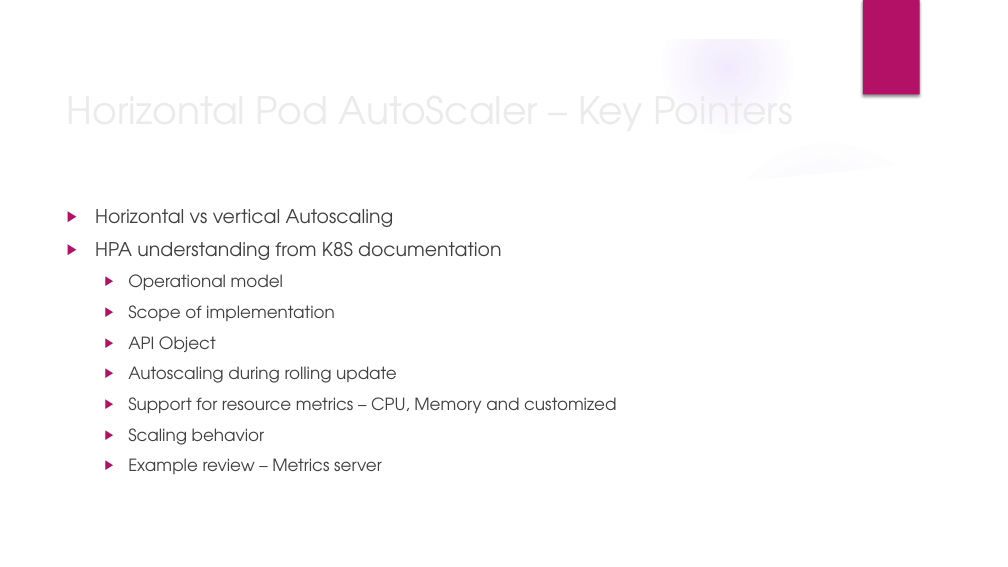
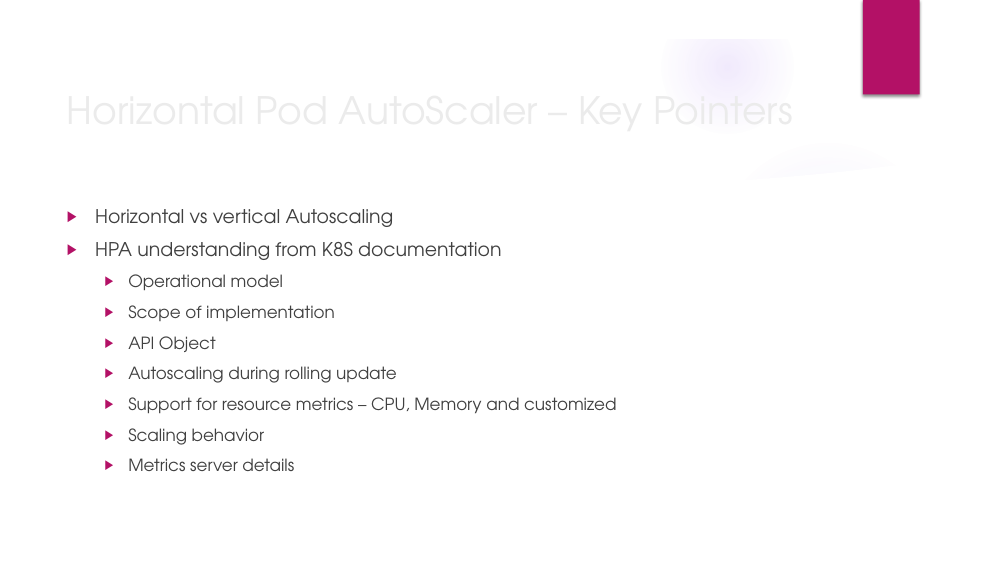
Before and after one commit to deepkumartraining/docker-k8s-April23, a slide deck: slide 3 of Day35/DockerAndKubernetes_Training-Day35.pptx. Drawn at 1008x567 pixels with LibreOffice and Linux fonts; fonts in the diff are those of the drawing; background and template pictures are left out. Boxes give left, top, right and bottom in pixels: in the first picture for what was removed or moved away, otherwise in the second. Text is boxed around its words. In the diff, an @@ line names an element or a change of style, - is before the commit and + after.

Commit message:
updated issues details for metric servers

```diff
--- a/Day35/DockerAndKubernetes_Training-Day35.pptx
+++ b/Day35/DockerAndKubernetes_Training-Day35.pptx
@@ text at bbox=[128, 458, 294, 471]: text changed @@
-  ▶ Example review – Metrics server
+  ▶ Metrics server details
```
Also in this commit, not shown: 3 other files.
